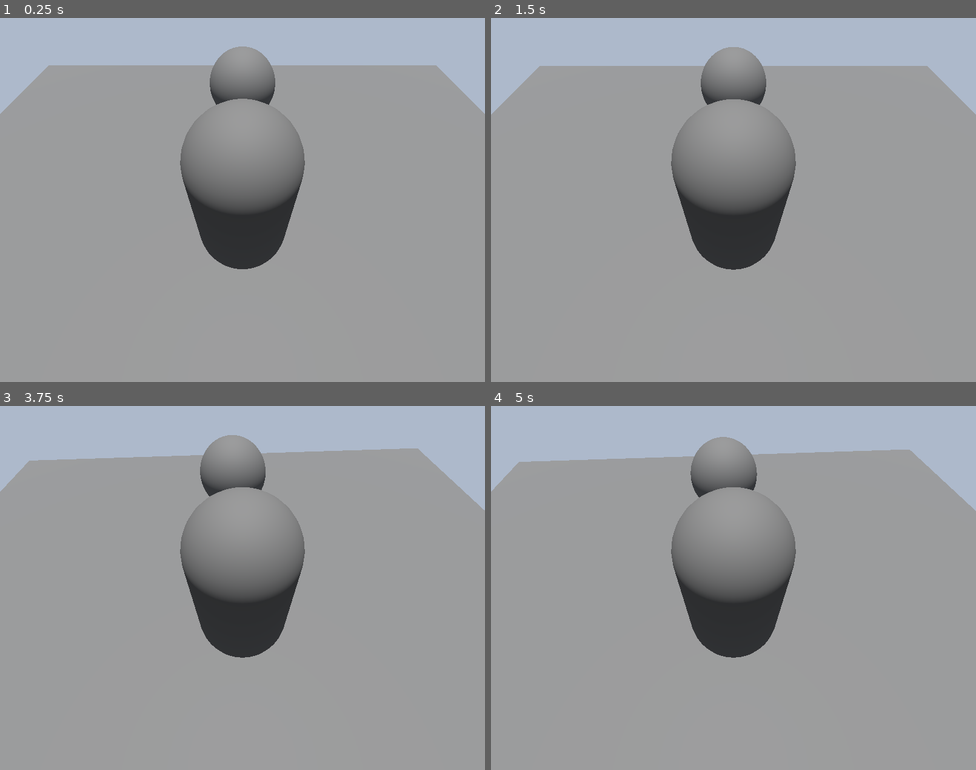
Above: before the commit, frames 1-4 (two rows, left to right).
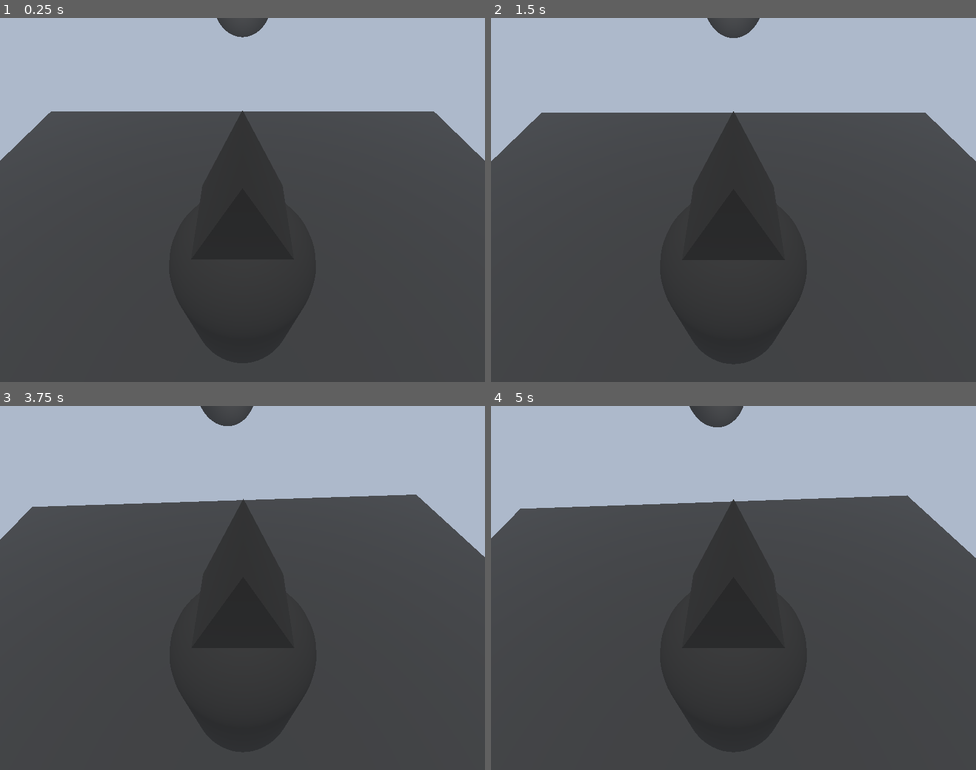
Above: after the commit, the same moments.

Repository: funhouse-ghoul/ChopShop
Game: Godot game, scene res://PrototypeScenes/FHGCS1.tscn
The game is run twice, just before and just after one commit, with the same random seed, the same clock (stepped at 60 frames per second) and the same inputs. Before the commit the project starts from res://Scenes/Camera.tscn.
Inputs:
- Up to frame 1 (0.25 s): no input
- Up to frame 2 (1.5 s): tap 1 (cam_1) at 0.6 s; tap 2 (cam_2) at 0.8, 1.35 s; tap Enter at 1.25 s
- Up to frame 3 (3.75 s): tap 1 (cam_1) at 1.55, 2.1, 3.05 s; tap Space at 2, 3.5 s; tap 2 (cam_2) at 2.3, 2.85 s; tap Enter at 2.75 s; tap Right (io+r) at 3.6 s
- Up to frame 4 (5 s): tap 2 (cam_2) at 3.8 s; tap Enter at 4.25 s; tap W (io+x) at 4.35 s; tap 1 (cam_1) at 4.55 s

The runs differ from the first frame. In frame 1, 83% of the frame differs, in the area x 0-100%, y 0-100%; in frame 2, 83%; in frame 3, 83%; in frame 4, 83%.

Commit message:
Basic scene functioning again, moving onto head control

Diff:
--- a/Prefabs/caver.tscn
+++ b/Prefabs/caver.tscn
@@ -1,5 +1,20 @@
 [gd_scene format=3 uid="uid://diy65xc6ja1pr"]
 
 [ext_resource type="PackedScene" uid="uid://2besls77sjdb" path="res://Prefabs/player_character.tscn" id="1_o77wn"]
+[ext_resource type="Script" uid="uid://cs7q35juo8vo6" path="res://Prefabs/head_control.gd" id="2_1jh3d"]
+
+[sub_resource type="PrismMesh" id="PrismMesh_55inb"]
 
 [node name="Caver" unique_id=825253521 instance=ExtResource("1_o77wn")]
+
+[node name="PlayerSpringArm" parent="." index="2" unique_id=912092479]
+transform = Transform3D(0.99999994, 0, 0, 0, 1, 0, 0, 0, 0.99999994, 0, 2.0524967, -1.7835916)
+
+[node name="HeadMesh" type="MeshInstance3D" parent="." index="3" unique_id=775236689]
+transform = Transform3D(0.5, 0, 0, 0, 0.5, 0, 0, 0, 0.5, 0, 1.2439694, 0)
+mesh = SubResource("PrismMesh_55inb")
+script = ExtResource("2_1jh3d")
+
+[node name="SpotLight3D" type="SpotLight3D" parent="HeadMesh" index="0" unique_id=906264947]
+transform = Transform3D(-1, 0, -8.742278e-08, 0, 1, 0, 8.742278e-08, 0, -1, 0, 0, 0)
+spot_angle = 10.647538
--- /dev/null
+++ b/Prefabs/head_control.gd
@@ -0,0 +1,11 @@
+extends MeshInstance3D
+
+
+# Called when the node enters the scene tree for the first time.
+func _ready() -> void:
+	pass # Replace with function body.
+
+
+# Called every frame. 'delta' is the elapsed time since the previous frame.
+func _process(delta: float) -> void:
+	pass
--- a/PrototypeScenes/FHGCS1.tscn
+++ b/PrototypeScenes/FHGCS1.tscn
@@ -13,14 +13,13 @@
 
 [sub_resource type="SphereMesh" id="SphereMesh_kgtat"]
 
-[sub_resource type="PrismMesh" id="PrismMesh_kgtat"]
-
 [node name="World" type="Node3D" unique_id=1415019361]
 
 [node name="Environment" type="Node3D" parent="." unique_id=1587728660]
 
 [node name="DirectionalLight3D" type="DirectionalLight3D" parent="Environment" unique_id=1806852919]
 transform = Transform3D(1, 0, 0, 0, -0.00077621534, 0.9999997, 0, -0.9999997, -0.00077621534, 0, 4.8310947, 0)
+light_color = Color(0.29954746, 0.29954746, 0.29954743, 1)
 
 [node name="WorldEnvironment" type="WorldEnvironment" parent="Environment" unique_id=2083300055]
 environment = ExtResource("1_20fo3")
@@ -37,7 +36,7 @@
 shape = SubResource("BoxShape3D_kgtat")
 
 [node name="FocusDummy" type="MeshInstance3D" parent="." unique_id=737301670 groups=["enemies"]]
-transform = Transform3D(1, 0, 0, 0, 1, 0, 0, 0, 1, 0, 1, 2.183847)
+transform = Transform3D(1, 0, 0, 0, 1, 0, 0, 0, 1, 0, 2.3522875, 4.308757)
 mesh = SubResource("SphereMesh_kgtat")
 script = ExtResource("4_53jkq")
 
@@ -49,16 +48,8 @@
 [node name="Caver" parent="." unique_id=825253521 instance=ExtResource("4_u2smc")]
 transform = Transform3D(1, 0, 0, 0, 1, 0, 0, 0, 1, 0, 1.117708, 0)
 
-[node name="HeadMesh" type="MeshInstance3D" parent="Caver" unique_id=185529875]
-transform = Transform3D(0.5, 0, 0, 0, 0.5, 0, 0, 0, 0.5, 0, 1.2439694, 0)
-mesh = SubResource("PrismMesh_kgtat")
-
-[node name="SpotLight3D" type="SpotLight3D" parent="Caver/HeadMesh" unique_id=1162367092]
-
 [node name="PlayerView" type="Camera3D" parent="." unique_id=215360606 node_paths=PackedStringArray("player")]
 transform = Transform3D(1, 0, 0, 0, 1, 0, 0, 0, 1, 0, 3, 0.026)
 current = true
 script = ExtResource("3_aq51s")
 player = NodePath("../Caver")
-
-[editable path="Caver"]
--- a/Scripts/PlayerView.gd
+++ b/Scripts/PlayerView.gd
@@ -8,6 +8,7 @@
 #Determines what the camera focuses on
 enum Cam_Focus {ENTITIES, FREE}
 @export var cam_foc := Cam_Focus.ENTITIES
+@export var def_cam_offset := 1.0
 
 #Position Variables
 #Determines camera's position preference
@@ -20,10 +21,7 @@
 func _ready() -> void:
 	assert(player)
 	spring_arm = player.spring_arm
-	print(spring_arm)
 	call_deferred("set_cam_parent_point")#allows objects to actually be ready
-	#set_cam_parent_point()
-	#update_enemies_list()
 
 # Called every frame. 'delta' is the elapsed time since the previous frame.
 func _process(delta: float) -> void:
@@ -33,11 +31,6 @@
 		Cam_Focus.FREE:
 			focus_players_forward()
 
-#	if Input.is_action_just_pressed("cam_1"):
-#		switch_cam_position_mode(Cam_Pos.BEHIND)
-#	if Input.is_action_just_pressed("cam_2"):
-#		switch_cam_position_mode(Cam_Pos.FIXEDPOINT)
-
 #Details how camera focuses on a particular point
 #This point is provided by other functions
 func cam_focus(new_loc: Vector3):
@@ -46,7 +39,7 @@
 
 #Camera will look at the player and any other entities being tracked
 func focus_on_entities():
-	cam_focus(player.position)
+	cam_focus(player.position+(player.basis.z*def_cam_offset))
 
 #Camera effectively copies the player's forward vector
 func focus_players_forward():
@@ -70,18 +63,6 @@
 func arm_follow():
 	reparent(spring_arm)
 
-#Primary routing functions to switch between modes
-#func switch_cam_position_mode(pos_mode: Cam_Pos):
-#	print(pos_mode)
-#	match pos_mode:
-#		Cam_Pos.BEHIND:
-#			arm_follow()
-#		Cam_Pos.FIXEDPOINT:
-#			#set cam to nearest fixed point
-#			set_cam_parent_point(fixed_point)
-#			#Need some way to keep camera "listening" for more fixed points
-#			pass
-
 func set_cam_parent_point(point: Node3D = null):
 	#Set fixed point to spring arm if null
 	if point == null:
@@ -90,7 +71,3 @@
 	fixed_point = point
 	reparent(fixed_point)
 	position = Vector3.ZERO
-	#changes parent only if in Fixed Point mode for external calls
-	#if cam_pos == Cam_Pos.FIXEDPOINT:
-	#	reparent(fixed_point)
-	#	position = Vector3.ZERO
--- a/project.godot
+++ b/project.godot
@@ -11,7 +11,7 @@
 [application]
 
 config/name="ChopShopBase"
-run/main_scene="uid://cjt4bet8afxch"
+run/main_scene="uid://dh5c1xp34wump"
 config/features=PackedStringArray("4.7", "GL Compatibility")
 config/icon="res://icon.svg"
 
Not shown, added: Prefabs/head_control.gd.uid
